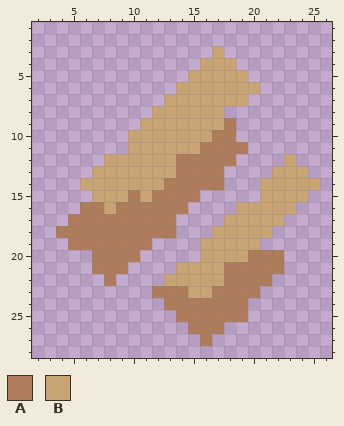
One commit to this pixel-art sprite: sprites/blocks/environment/ore-coppa4.png. Above: the version before the commit.
The file is 32x32 pixels. Shown: x 2..26, y 1..28.
Palette (. is transparent): A #ae7c5b  B #c8a475
Pixels before, first column x 4:
 3 .............B........
 4 ............BBB.......
 5 ...........BBBBB......
 6 ..........BBBBBBB.....
 7 .........BBBBBBB......
 8 ........BBBBBB........
 9 .......BBBBBBBA.......
10 ......BBBBBBBAA.......
11 ......BBBBBBAAAA......
12 ....BBBBBBAAAAA....B..
13 ...BBBBBBBAAAA....BBB.
14 ..BBBBBBBAAAAA...BBBBB
15 ...BBBABAAAA.....BBBB.
16 ..AABAAAAAA....BBBBB..
17 .AAAAAAAAA....BBBBB...
18 AAAAAAAAAA...BBBBB....
19 .AAAAAAA....BBBBB.....
20 ...AAAA.....BBBBAAA...
21 ...AAA....BBBBAAAAA...
22 ....A....BBBBBAAAA....
23 ........AAABBAAAA.....
24 .........AAAAAAA......
25 ..........AAAAAA......
26 ...........AAA........
27 ............A.........
After:
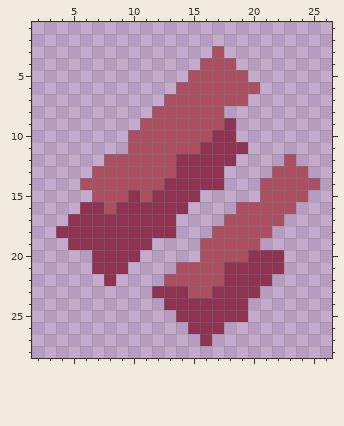
Changes in this commit:
Colour A changes from #ae7c5b to #8f3353.
Colour B changes from #c8a475 to #ab4f61.
